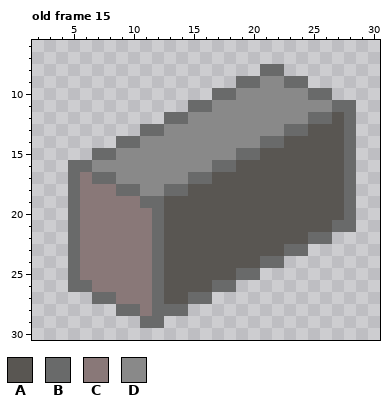
Two versions of one pixel-art file, Assets/Custom3.aseprite. The picture above was drawn from the file before the commit.
32x32 pixels, 15 frames. Shown: old frame 15: x 2..30, y 6..30. The commit also changed other frames, which this record leaves out.
Palette (. is transparent): A #595652  B #696a6a  C #897878  D #898989
Pixels before, old frame 15, first column x 5:
 8 ................BB......
 9 ..............BBDDBB....
10 ............BBDDDDDDBB..
11 ..........BBDDDDDDDDDDBB
12 ........BBDDDDDDDDDDBBAB
13 ......BBDDDDDDDDDDBBAAAB
14 ....BBDDDDDDDDDDBBAAAAAB
15 ..BBDDDDDDDDDDBBAAAAAAAB
16 BBDDDDDDDDDDBBAAAAAAAAAB
17 BCBBDDDDDDBBAAAAAAAAAAAB
18 BCCCBBDDBBAAAAAAAAAAAAAB
19 BCCCCCBBAAAAAAAAAAAAAAAB
20 BCCCCCCBAAAAAAAAAAAAAAAB
21 BCCCCCCBAAAAAAAAAAAAAABB
22 BCCCCCCBAAAAAAAAAAAABB..
23 BCCCCCCBAAAAAAAAAABB....
24 BCCCCCCBAAAAAAAABB......
25 BCCCCCCBAAAAAABB........
26 BBCCCCCBAAAABB..........
27 ..BBCCCBAABB............
28 ....BBCBBB..............
29 ......BB................
The result:
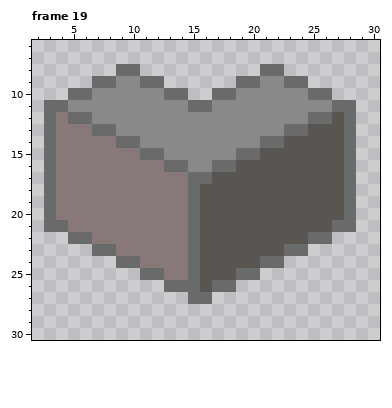
A new or re-ordered frame is compared with the old frame closest to it.
The edit:
frames 15 -> 19
Frame 19 is new; against old frame 15, layer "Layer 1":
Colour B now appears in row 8 at x 9 to 10; in row 9 at x 7 to 8 and 11 to 12; in row 10 at x 5 to 6 and 13 to 14; in row 11 at x 3 to 4; in row 12 at x 3 and 5 to 6; in row 13 at x 3 and 7 to 8.
Colour B now appears in rows 14 to 20 at x 3; in row 21 at x 3 to 4.
The author changed colour A to colour B in rows 18 to 25 at x 15; in row 26 at x 13 to 15.
The author changed colour C to colour B in row 22 at x 6; in row 23 at x 7 to 8; in row 24 at x 9 to 10; in row 25 at x 11.
The author changed colour D to colour B in row 15 at x 11 to 12; in row 16 at x 13 to 14.
Colour C now appears in row 12 at x 4; in row 13 at x 4 to 6; in row 14 at x 4 to 8; in row 15 at x 4 to 6; in rows 16 to 20 at x 4.
The author changed colour A to colour C in rows 19 to 25 at x 13 to 14.
The author changed colour B to colour C in row 15 at x 7 to 8; in row 16 at x 5 to 6; in row 17 at x 5 and 7 to 8; in row 18 at x 5, 9 to 10 and 13 to 14; in row 19 at x 5 and 11 to 12; in rows 20 to 21 at x 5 and 12.
The author changed colour B to colour C in rows 22 to 24 at x 12.
The author changed colour D to colour C in row 15 at x 9 to 10; in row 16 at x 7 to 12; in row 17 at x 9 to 14; in row 18 at x 11 to 12.
Colour D now appears in row 9 at x 9 to 10; in row 10 at x 7 to 12; in row 11 at x 5 to 14; in row 12 at x 7 to 12; in row 13 at x 9 to 10.
The author changed colour B to colour D in row 12 at x 13 to 14; in row 13 at x 11 to 12.
The edit erases colour A in row 27 at x 13 to 14.
The edit erases colour B in rows 23 to 25 at x 5; in row 26 at x 5 to 6 and 12; in row 27 at x 7 to 8 and 12; in row 28 at x 9 to 10 and 12 to 14; in row 29 at x 11 to 12.
The edit erases colour C in row 23 at x 6; in row 24 at x 6 to 8; in row 25 at x 6 to 10; in row 26 at x 7 to 11; in row 27 at x 9 to 11; in row 28 at x 11.
Boxes around the changes in both pictures, in picture pixels (x1, y1, x2, y2):
changed: (44, 64, 200, 328)
